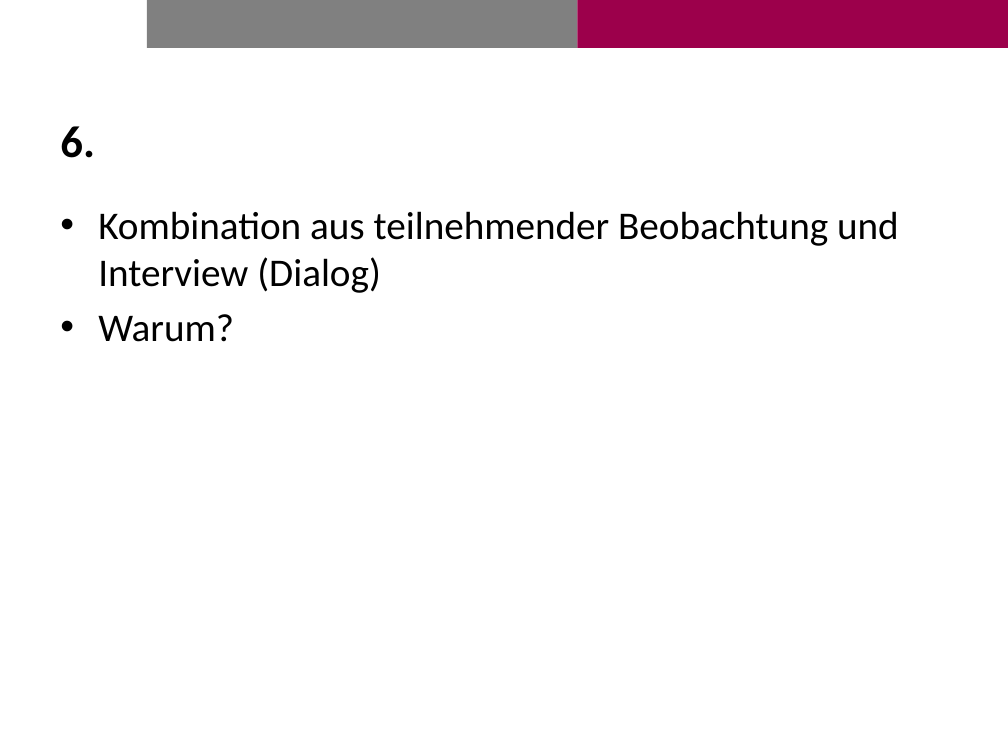
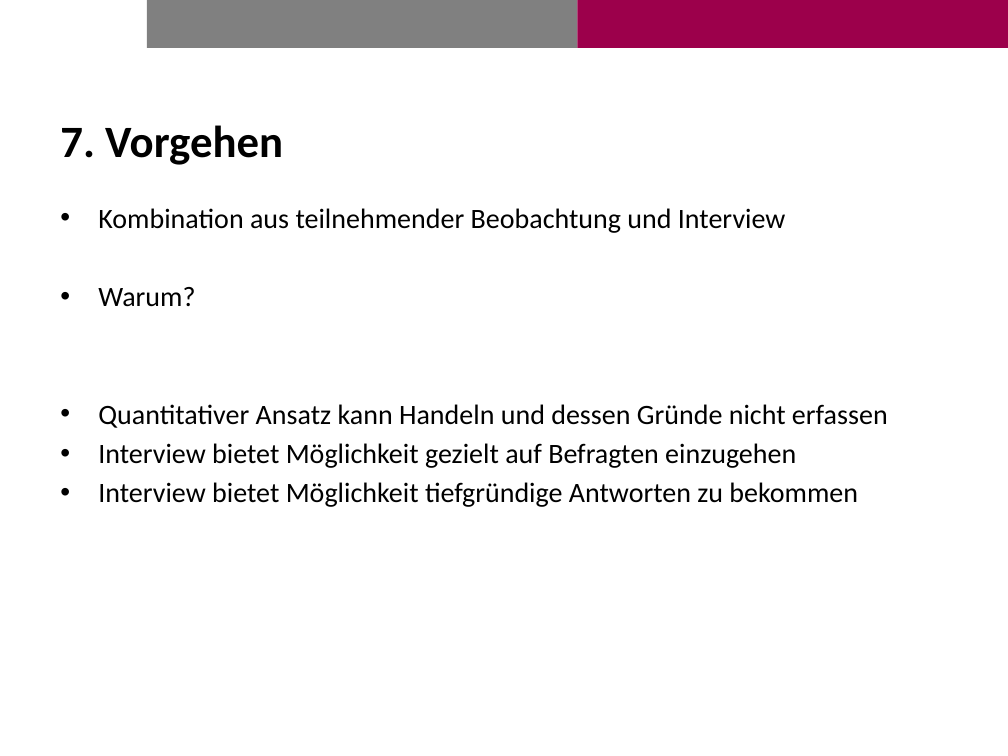
Before and after one commit to Brias/Photo-Booth, a slide deck: slide 13 of presentation/presentation.pptx. Drawn at 1008x756 pixels with LibreOffice and Linux fonts; fonts in the diff are those of the drawing; background and template pictures are left out. Boxes give left, top, right and bottom in pixels: in the first picture for what was removed or moved away, otherwise in the second. Text is boxed around its words. In the diff, an @@ line names an element or a change of style, - is before the commit and + after.

```diff
--- a/presentation/presentation.pptx
+++ b/presentation/presentation.pptx
@@ title at (60,125,283,165): text changed @@
-6.
+7. Vorgehen
@@ text at (98,208,786,233): text changed; size 28 to 20 pt @@
-• Kombination aus teilnehmender Beobachtung und Interview (Dialog)
+• Kombination aus teilnehmender Beobachtung und Interview
@@ text at (98,287,195,307): size 28 to 20 pt in "Warum?"; less space between paragraphs @@
@@ text at (98,404,888,507): paragraphs added @@
+• Quantitativer Ansatz kann Handeln und dessen Gründe nicht erfassen
+• Interview bietet Möglichkeit gezielt auf Befragten einzugehen
+• Interview bietet Möglichkeit tiefgründige Antworten zu bekommen
```
Also in this commit, not shown: 12 other slides changed, 1 slide added, 1 slide removed, 7 other files.
